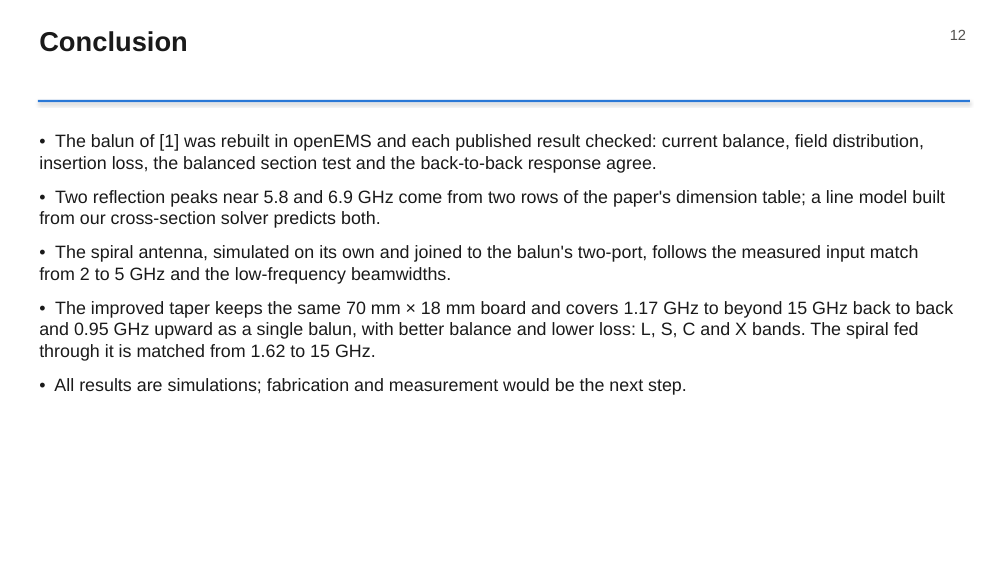
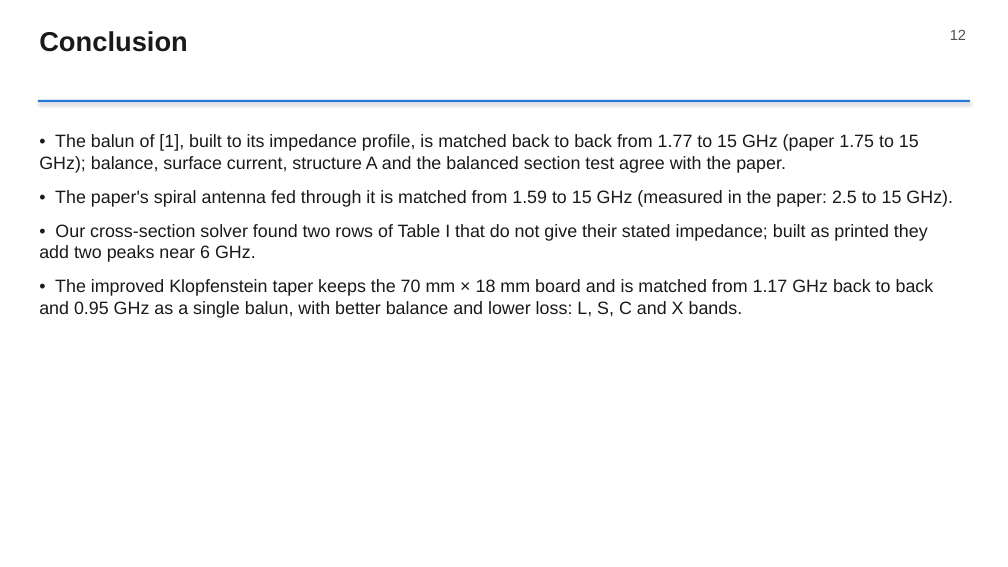
Before and after one commit to RushilJ2603/wideband-balun, a slide deck: slide 12 of slides/Wideband_Balun.pptx. Drawn at 1008x567 pixels with LibreOffice and Linux fonts; fonts in the diff are those of the drawing. Boxes give left, top, right and bottom in pixels: in the first picture for what was removed or moved away, otherwise in the second. Text is boxed around its words. In the diff, an @@ line names an element or a change of style, - is before the commit and + after.

Commit message:
Report, slides and README on the paper design

```diff
--- a/slides/Wideband_Balun.pptx
+++ b/slides/Wideband_Balun.pptx
@@ text at [39,134,953,318]: text changed @@
-• The balun of [1] was rebuilt in openEMS and each published result checked: current balance, field distribution, insertion loss, the balanced section test and the back-to-back response agree.
-• Two reflection peaks near 5.8 and 6.9 GHz come from two rows of the paper's dimension table; a line model built from our cross-section solver predicts both.
-• The spiral antenna, simulated on its own and joined to the balun's two-port, follows the measured input match from 2 to 5 GHz and the low-frequency beamwidths.
-• The improved taper keeps the same 70 mm × 18 mm board and covers 1.17 GHz to beyond 15 GHz back to back and 0.95 GHz upward as a single balun, with better balance and lower loss: L, S, C and X bands. The spiral fed through it is matched from 1.62 to 15 GHz.
-• All results are simulations; fabrication and measurement would be the next step.
+• The balun of [1], built to its impedance profile, is matched back to back from 1.77 to 15 GHz (paper 1.75 to 15 GHz); balance, surface current, structure A and the balanced section test agree with the paper.
+• The paper's spiral antenna fed through it is matched from 1.59 to 15 GHz (measured in the paper: 2.5 to 15 GHz).
+• Our cross-section solver found two rows of Table I that do not give their stated impedance; built as printed they add two peaks near 6 GHz.
+• The improved Klopfenstein taper keeps the 70 mm × 18 mm board and is matched from 1.17 GHz back to back and 0.95 GHz as a single balun, with better balance and lower loss: L, S, C and X bands.
```
Also in this commit, not shown: 8 other slides changed, 7 other files.
